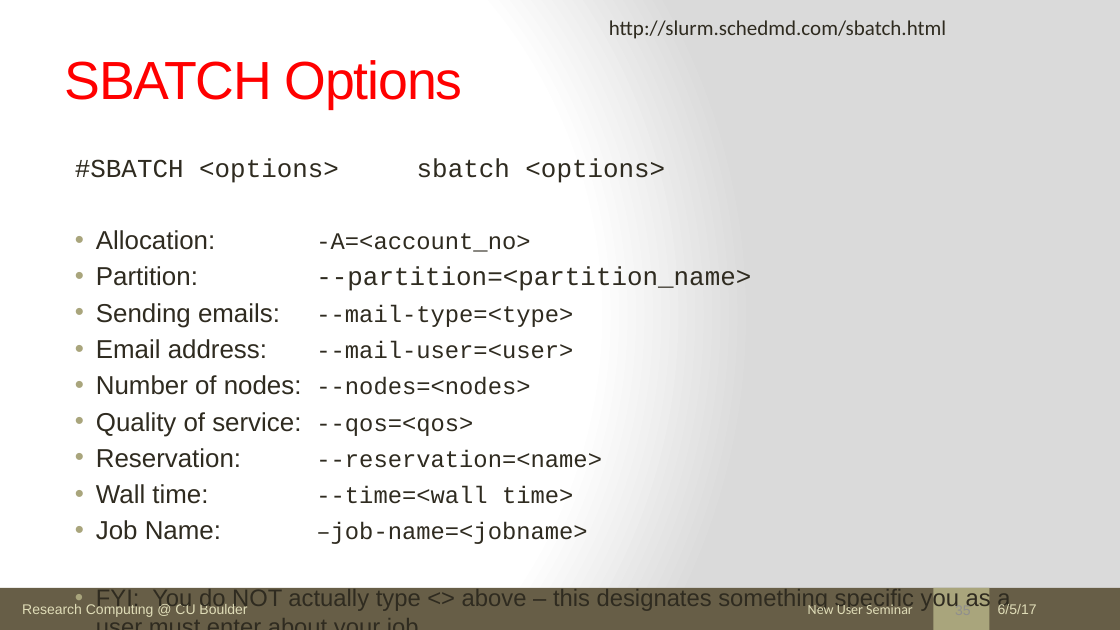
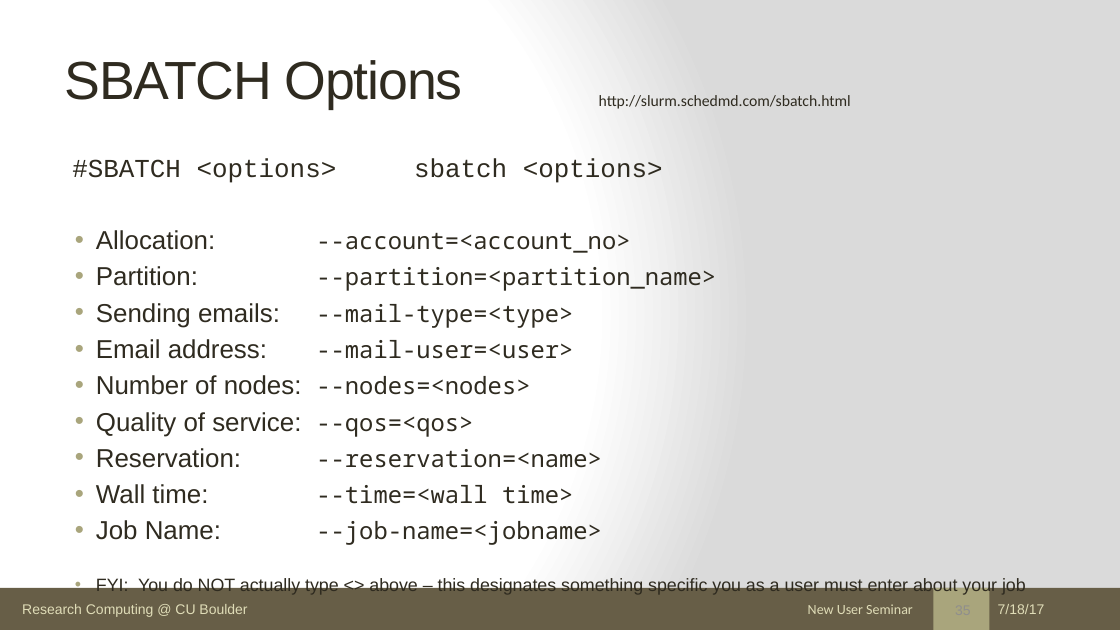
Before and after one commit to ResearchComputing/New_User_Seminar, a slide deck: slide 35 of rc_new_user_seminar_2017.pptx. Drawn at 1120x630 pixels with LibreOffice and Linux fonts; fonts in the diff are those of the drawing. Boxes give left, top, right and bottom in pixels: in the first picture for what was removed or moved away, otherwise in the second. Text is boxed around its words. In the diff, an @@ line names an element or a change of style, - is before the commit and + after.

```diff
--- a/rc_new_user_seminar_2017.pptx
+++ b/rc_new_user_seminar_2017.pptx
@@ title "SBATCH Options" at [64,60,463,109]: text colour #FF0000 to #2F2B20 @@
@@ text "http://slurm.schedmd.com/sbatch.html": place and size @@
-text "http://slurm.schedmd.com/sbatch.html" at [609,20,946,39]
+text "http://slurm.schedmd.com/sbatch.html" at [599,95,851,109]
@@ text "http://slurm.schedmd.com/sbatch.html" at [599,95,851,109]: size 18 to 13.5 pt @@
@@ text at [72,158,1026,595]: size 22.2 to 20.4 pt in "--partition=<partition_name>"; font Courier New to Noto Sans Mono in "--partition=<partition_name>", "--mail-type=<type>", "--mail-user=<user>", "--nodes=<nodes>" and 3 more places; size 20.4 to 15.3 pt in "FYI: You do NOT actually type <> ..."; indent changed; less space between paragraphs @@
@@ text at [96,230,630,253]: text changed; font Courier New to Noto Sans Mono @@
-• Allocation: -A=<account_no>
+• Allocation: --account=<account_no>
@@ text at [96,520,602,545]: text changed; font Courier New to Noto Sans Mono @@
-• Job Name: –job-name=<jobname>
+• Job Name: --job-name=<jobname>
@@ page number removed at [955,603,971,606] @@
-35
@@ text at [998,604,1045,614]: text changed @@
-6/5/17
+7/18/17
```
Also in this commit, not shown: 55 other slides changed, 3 other files.
